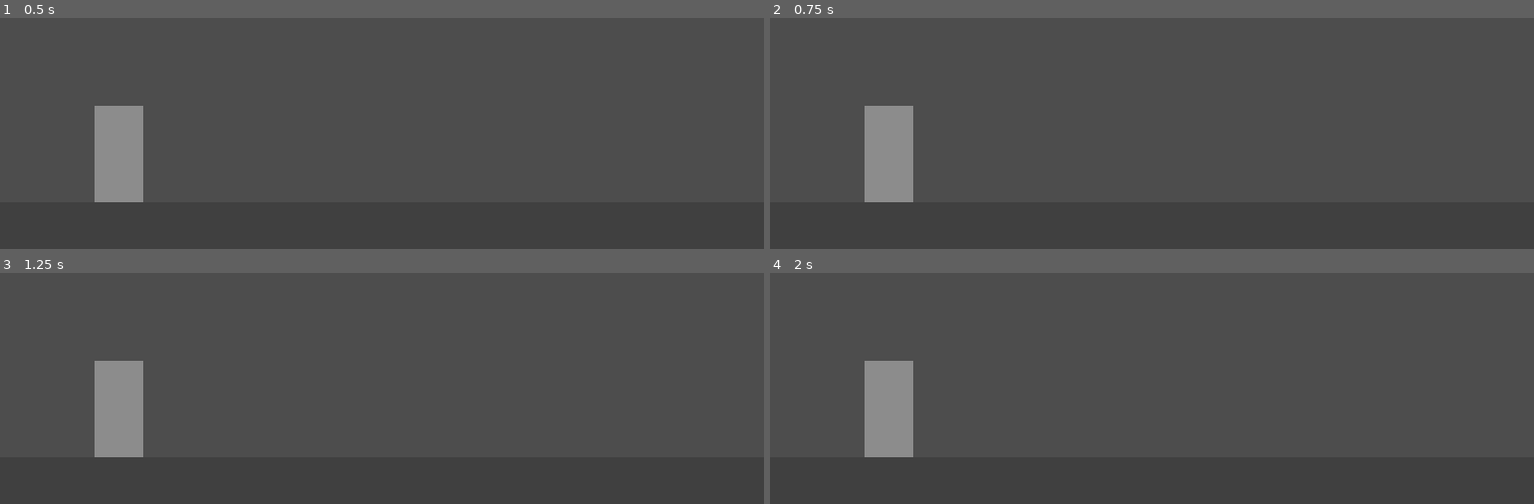
Above: before the commit, frames 1-4 (two rows, left to right).
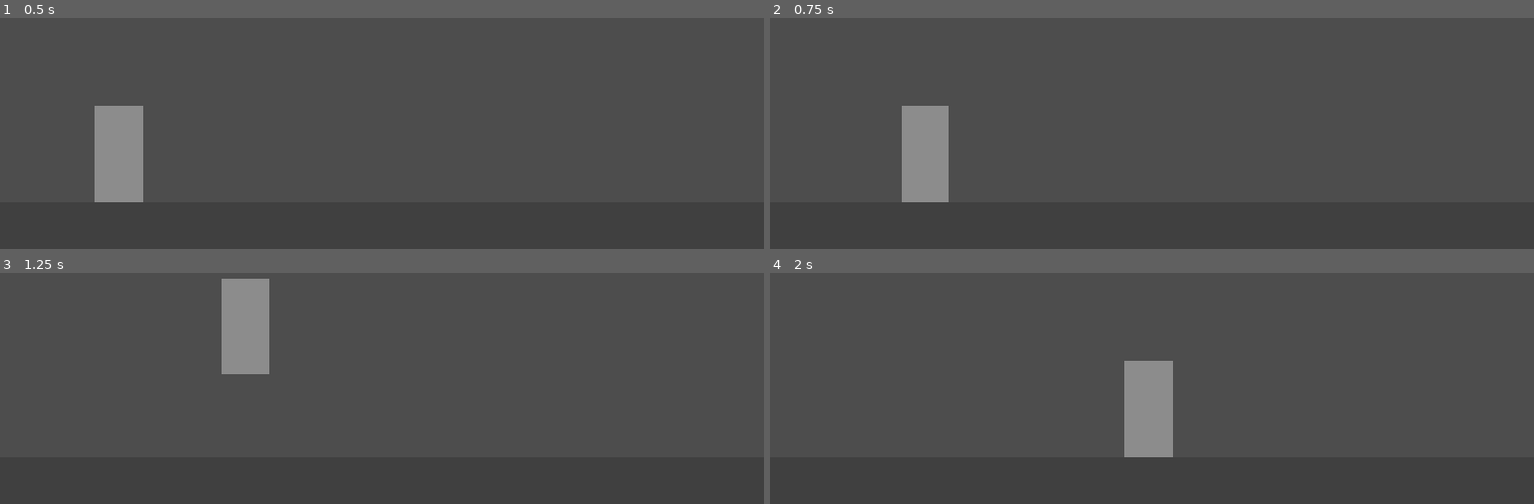
Above: after the commit, the same moments.

Repository: TheMike54/el-paso-final
Game: Godot game, scene res://nucleo/caja_gris.tscn
The game is run twice, just before and just after one commit, with the same random seed, the same clock (stepped at 60 frames per second) and the same inputs.
Inputs:
- Up to frame 1 (0.5 s): no input
- Up to frame 2 (0.75 s): tap Enter at 0.5 s; hold D (mover_derecha, bound only after the commit) from 0.53 s (still down)
- Up to frame 3 (1.25 s): keep holding D (mover_derecha, bound only after the commit); tap W (saltar, bound only after the commit) at 0.77 s
- Up to frame 4 (2 s): keep holding D (mover_derecha, bound only after the commit); tap W (saltar, bound only after the commit) at 1.52 s

Frame 1 is identical in both runs. In frame 2, 4.0% of the frame differs, in the area x 12-24%, y 38-80%; in frame 3, 5.2%; in frame 4, 5.3%, in the area x 12-53%, y 38-80%.

Commit message:
chore: remap keyboard to A/D/W and enable ETC2/ASTC texture import

Diff:
--- a/project.godot
+++ b/project.godot
@@ -38,17 +38,17 @@
 
 mover_izquierda={
 "deadzone": 0.2,
-"events": [Object(InputEventKey,"resource_local_to_scene":fa …(140 unchanged characters)… d":false,"keycode":0,"physical_keycode":4194319,"key_label":0,"unicode":0,"location":0,"echo":false,"script":null)
+"events": [Object(InputEventKey,"resource_local_to_scene":fa …(140 unchanged characters)… d":false,"keycode":0,"physical_keycode":65,"key_label":0,"unicode":97,"location":0,"echo":false,"script":null)
 ]
 }
 mover_derecha={
 "deadzone": 0.2,
-"events": [Object(InputEventKey,"resource_local_to_scene":fa …(140 unchanged characters)… d":false,"keycode":0,"physical_keycode":4194321,"key_label":0,"unicode":0,"location":0,"echo":false,"script":null)
+"events": [Object(InputEventKey,"resource_local_to_scene":fa …(140 unchanged characters)… d":false,"keycode":0,"physical_keycode":68,"key_label":0,"unicode":100,"location":0,"echo":false,"script":null)
 ]
 }
 saltar={
 "deadzone": 0.2,
-"events": [Object(InputEventKey,"resource_local_to_scene":fa …(140 unchanged characters)… d":false,"keycode":0,"physical_keycode":90,"key_label":0,"unicode":122,"location":0,"echo":false,"script":null)
+"events": [Object(InputEventKey,"resource_local_to_scene":fa …(140 unchanged characters)… d":false,"keycode":0,"physical_keycode":87,"key_label":0,"unicode":119,"location":0,"echo":false,"script":null)
 ]
 }
 
@@ -56,3 +56,4 @@
 
 renderer/rendering_method="gl_compatibility"
 renderer/rendering_method.mobile="gl_compatibility"
+textures/vram_compression/import_etc2_astc=true
